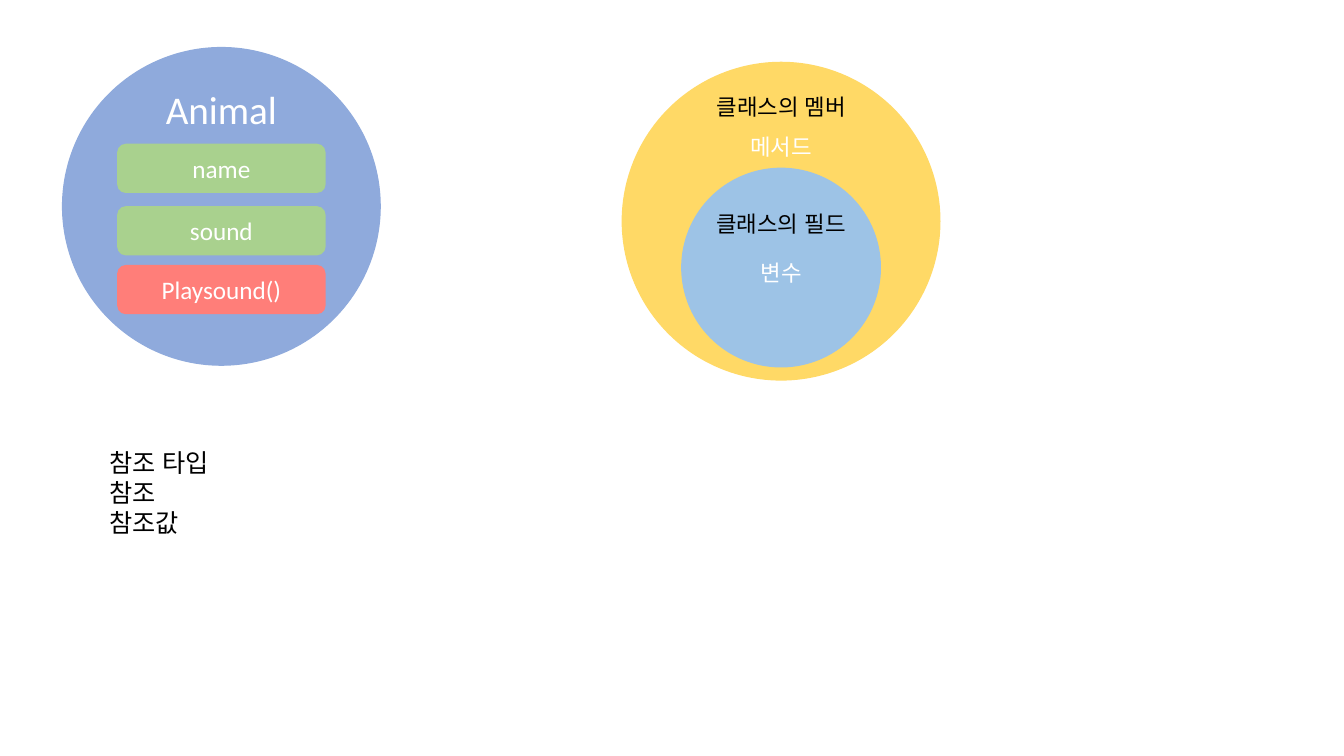
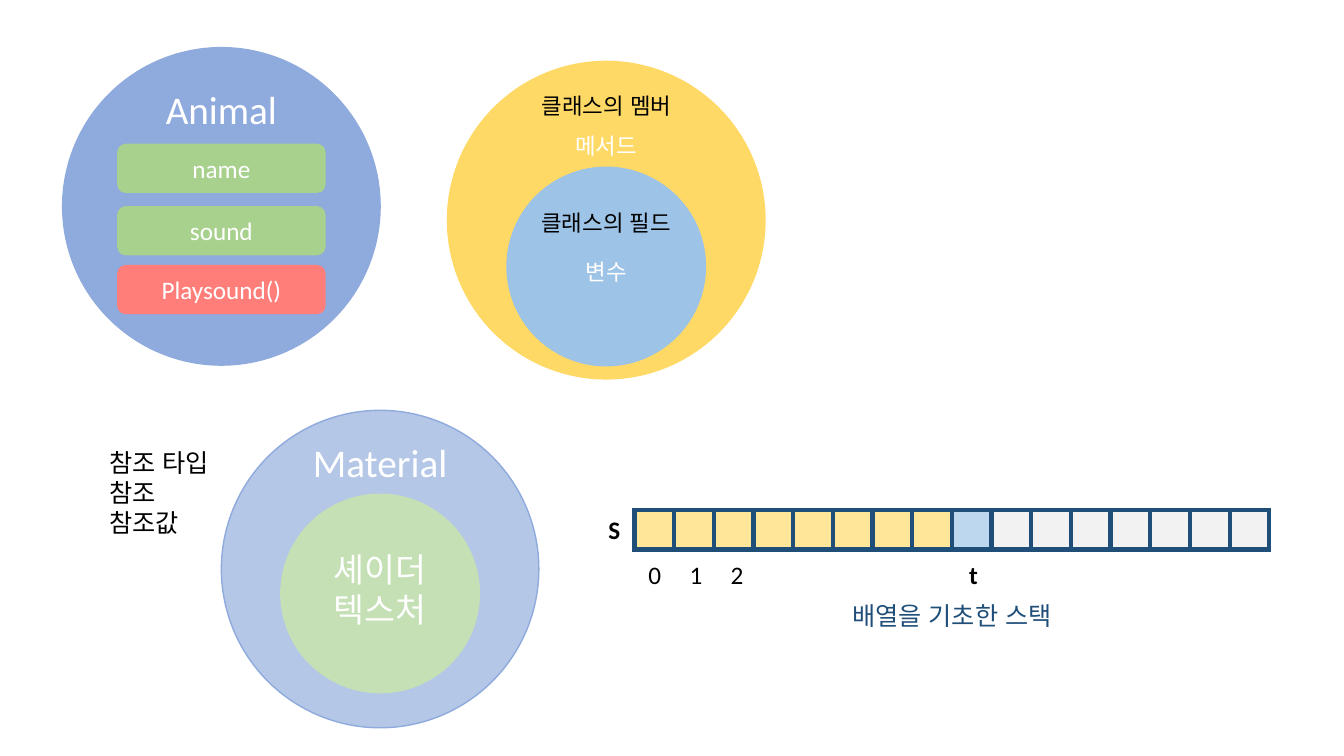
Before and after one commit to oldcast1e/C, a slide deck: slide 1 of Testfile/테스트/추가자료/자료생성.pptx. Drawn at 1344x756 pixels with LibreOffice and Linux fonts; fonts in the diff are those of the drawing. Boxes give left, top, right and bottom in pixels: in the first picture for what was removed or moved away, otherwise in the second. Text is boxed around its words. In the diff, an @@ line names an element or a change of style, - is before the commit and + after.

```diff
--- a/Testfile/테스트/추가자료/자료생성.pptx
+++ b/Testfile/테스트/추가자료/자료생성.pptx
@@ 4 texts, 2 ellipses: place and size @@
-4 texts, 2 ellipses at box(622, 63, 940, 380)
+4 texts, 2 ellipses at box(448, 62, 765, 379)
@@ ellipse added at box(222, 410, 539, 728), fill #B4C7E7, outline #8FAADC 1 pt @@
@@ text added at box(313, 450, 447, 477), 28 pt, text #FFFFFF @@
+Material
@@ ellipse added at box(281, 494, 480, 693), fill #C5E0B4, outline #C5E0B4 1 pt @@
@@ text added at box(608, 522, 620, 539), 18 pt, text #000000, bold @@
+S
@@ rectangle added at box(634, 510, 674, 549), fill #FFE699, outline #1F4E79 3 pt @@
@@ rectangle added at box(675, 510, 714, 549), fill #FFE699, outline #1F4E79 3 pt @@
@@ rectangle added at box(714, 510, 753, 549), fill #FFE699, outline #1F4E79 3 pt @@
@@ rectangle added at box(754, 510, 793, 549), fill #FFE699, outline #1F4E79 3 pt @@
@@ rectangle added at box(793, 510, 833, 549), fill #FFE699, outline #1F4E79 3 pt @@
@@ rectangle added at box(833, 510, 872, 549), fill #FFE699, outline #1F4E79 3 pt @@
@@ rectangle added at box(873, 510, 912, 549), fill #FFE699, outline #1F4E79 3 pt @@
@@ rectangle added at box(912, 510, 952, 549), fill #FFE699, outline #1F4E79 3 pt @@
@@ rectangle added at box(952, 510, 991, 549), fill #BDD7EE, outline #1F4E79 3 pt @@
@@ rectangle added at box(992, 510, 1031, 549), fill #F2F2F2, outline #1F4E79 3 pt @@
@@ rectangle added at box(1031, 510, 1071, 549), fill #F2F2F2, outline #1F4E79 3 pt @@
@@ rectangle added at box(1071, 510, 1110, 549), fill #F2F2F2, outline #1F4E79 3 pt @@
@@ rectangle added at box(1111, 510, 1150, 549), fill #F2F2F2, outline #1F4E79 3 pt @@
@@ rectangle added at box(1150, 510, 1190, 549), fill #F2F2F2, outline #1F4E79 3 pt @@
@@ rectangle added at box(1191, 510, 1230, 549), fill #F2F2F2, outline #1F4E79 3 pt @@
@@ rectangle added at box(1230, 510, 1269, 549), fill #F2F2F2, outline #1F4E79 3 pt @@
@@ text added at box(334, 554, 427, 625), 24 pt, text #FFFFFF @@
+셰이더
+텍스처
@@ text added at box(648, 567, 744, 584), 18 pt, text #000000 @@
+0 1 2
@@ text added at box(969, 568, 978, 585), 18 pt, text #000000, bold @@
+t
@@ text added at box(852, 604, 1051, 627), 18 pt, text #1F4E79 @@
+배열을 기초한 스택
```
Also in this commit, not shown: 2 other files.
